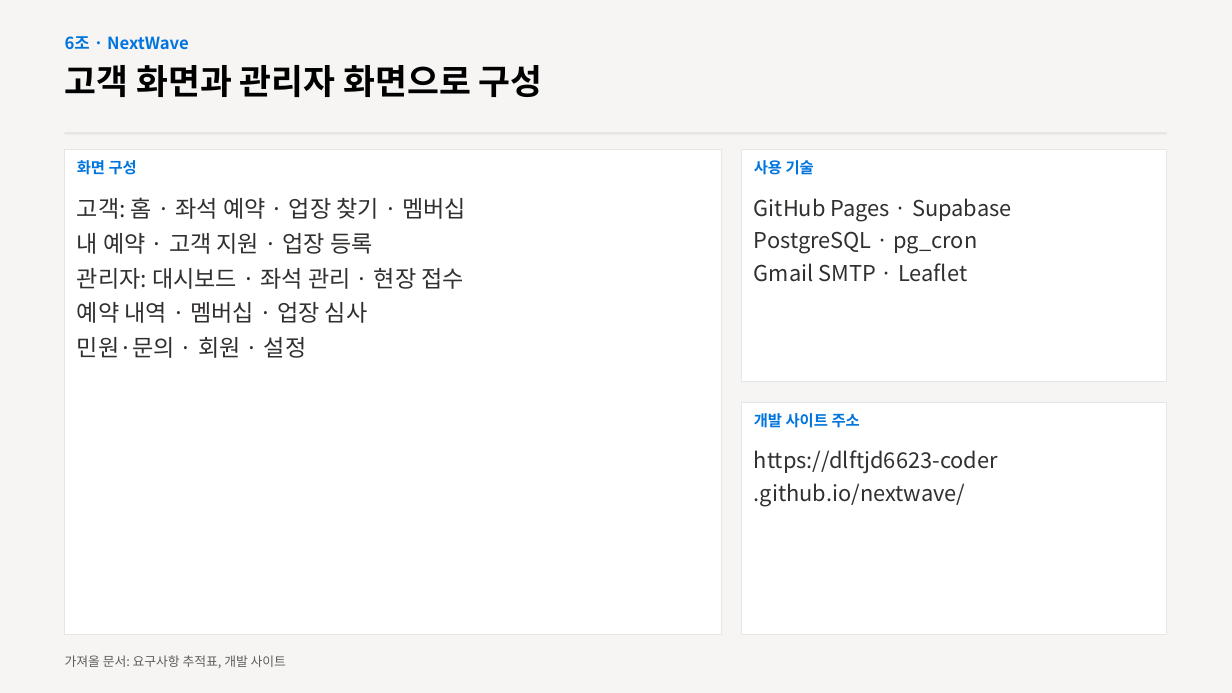
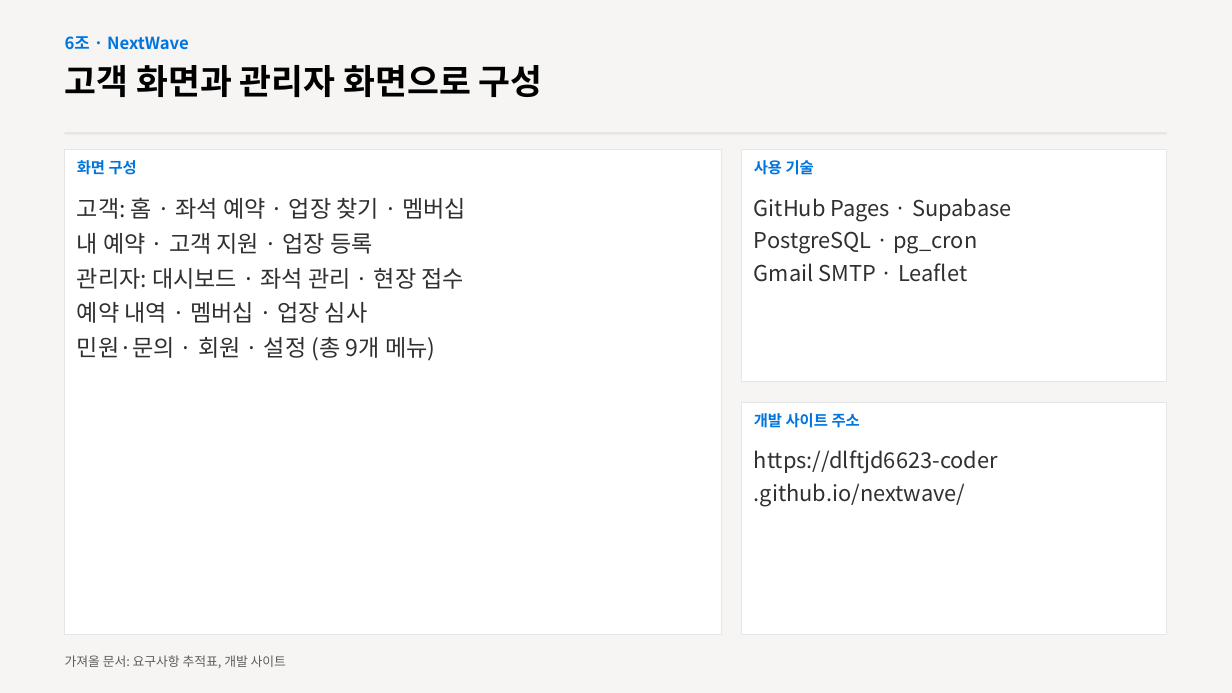
Before and after one commit to dlftjd6623-coder/nextwave, a slide deck: slide 9 of docs/발표자료_6조.pptx. Drawn at 1232x693 pixels with LibreOffice and Linux fonts; fonts in the diff are those of the drawing. Boxes give left, top, right and bottom in pixels: in the first picture for what was removed or moved away, otherwise in the second. Text is boxed around its words. In the diff, an @@ line names an element or a change of style, - is before the commit and + after.

```diff
--- a/docs/발표자료_6조.pptx
+++ b/docs/발표자료_6조.pptx
@@ text at [77,337,435,361]: text changed @@
-민원·문의 · 회원 · 설정
+민원·문의 · 회원 · 설정 (총 9개 메뉴)
```
Also in this commit, not shown: 4 other slides changed.
